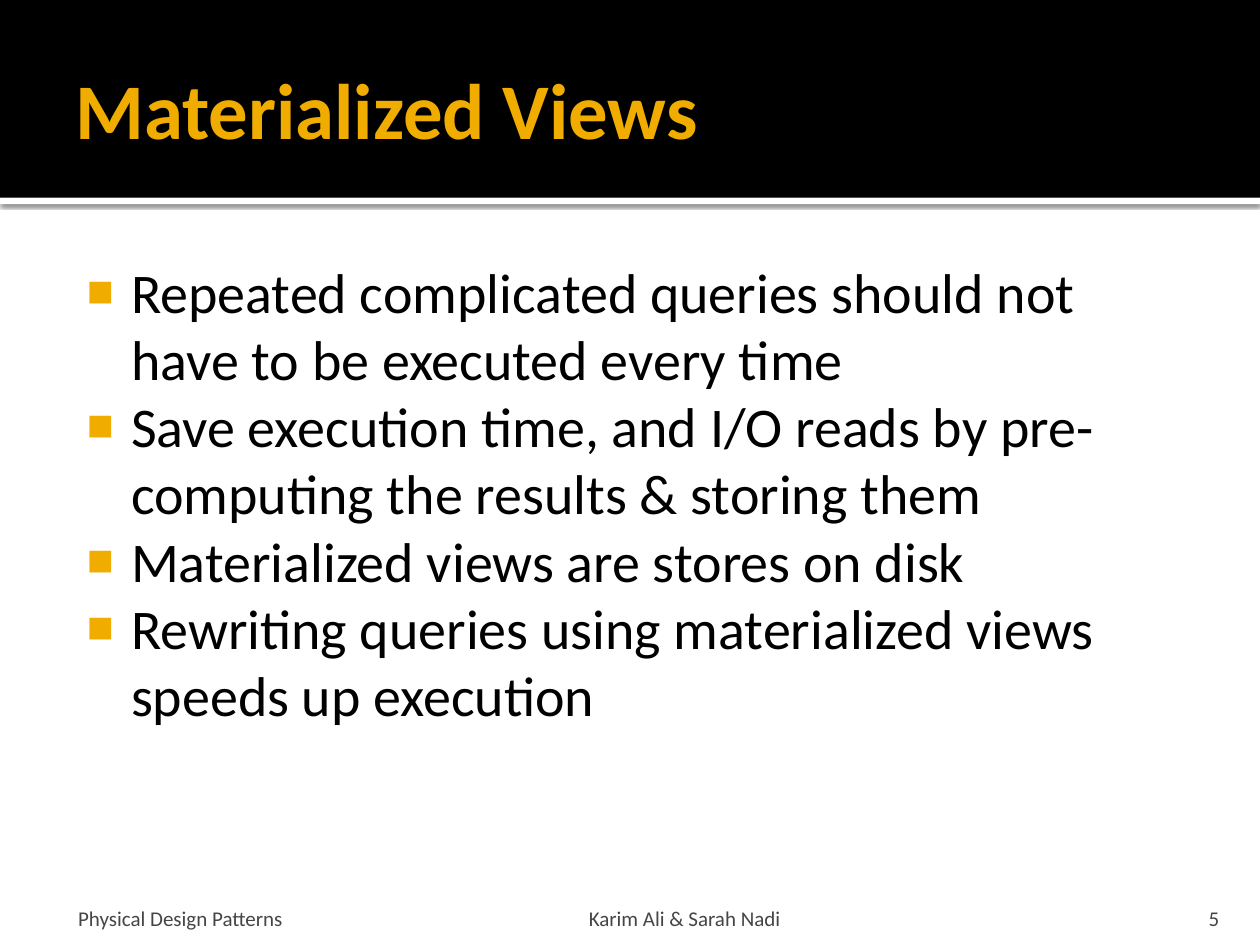
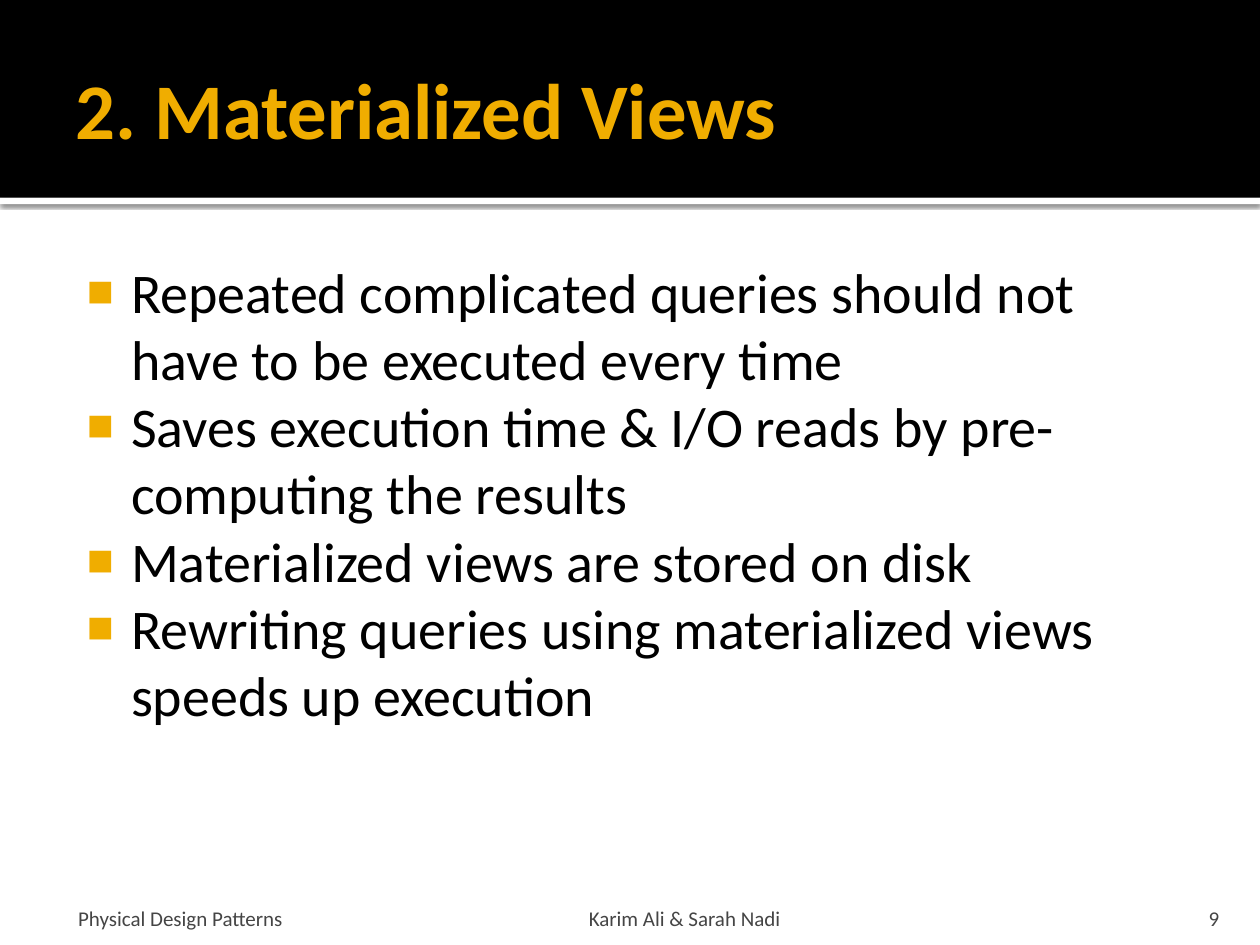
Before and after one commit to snadi/cs848-db, a slide deck: slide 9 of cs848-db/PhysDesignPres.pptx (slide 5 before the commit). Drawn at 1260x945 pixels with LibreOffice and Linux fonts; fonts in the diff are those of the drawing. Boxes give left, top, right and bottom in pixels: in the first picture for what was removed or moved away, otherwise in the second. Text is boxed around its words. In the diff, an @@ line names an element or a change of style, - is before the commit and + after.

```diff
--- a/cs848-db/PhysDesignPres.pptx
+++ b/cs848-db/PhysDesignPres.pptx
@@ title at (x1=76, y1=83, x2=776, y2=140): text changed @@
-Materialized Views
+2. Materialized Views
@@ text at (x1=131, y1=408, x2=1054, y2=583): text changed @@
-■ Save execution time, and I/O reads by pre-computing the results & storing them
-■ Materialized views are stores on disk
+■ Saves execution time & I/O reads by pre-computing the results
+■ Materialized views are stored on disk
@@ page number at (x1=1209, y1=912, x2=1220, y2=926): text changed @@
-5
+9
```
Also in this commit, not shown: 38 other slides changed, 1 slide added, 8 slides removed.
